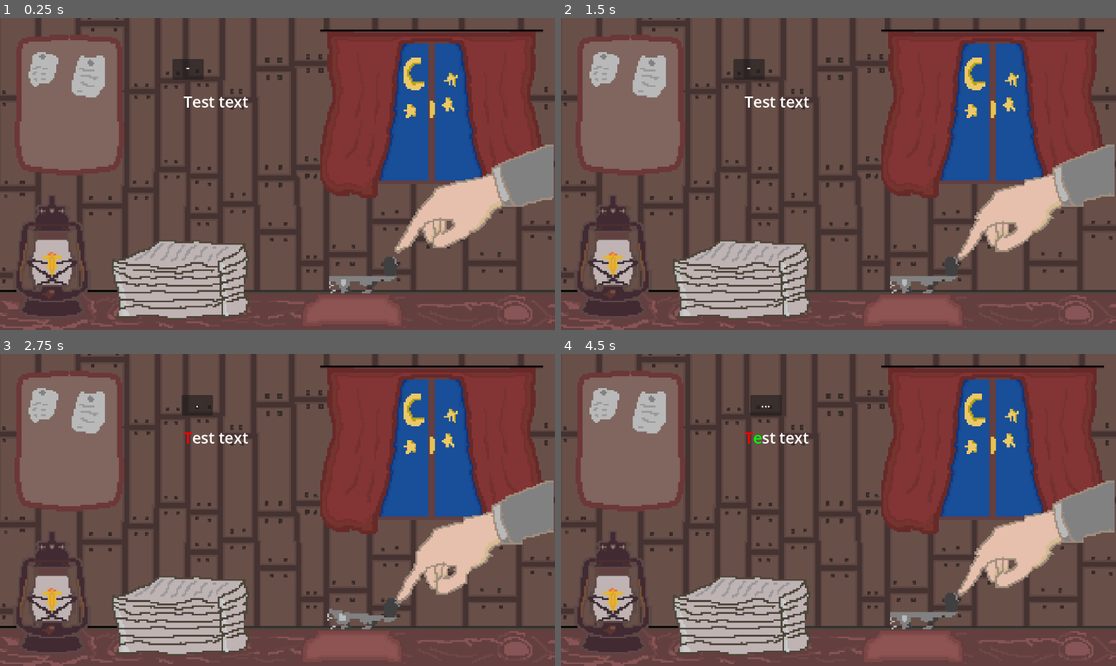
Above: before the commit, frames 1-4 (two rows, left to right).
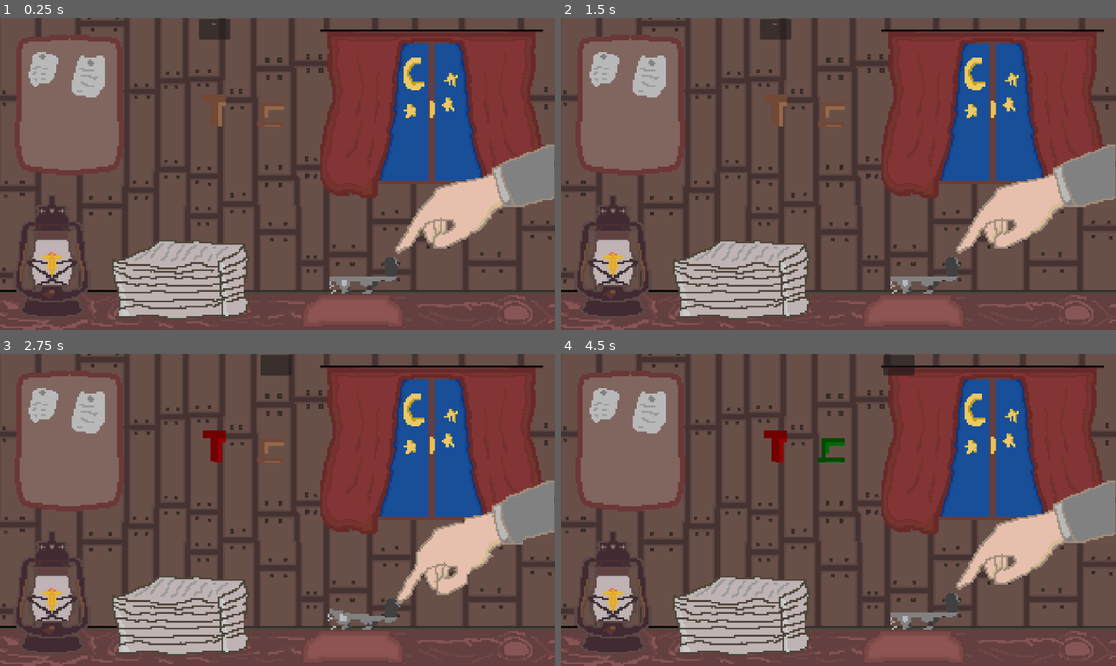
Above: after the commit, the same moments.

Repository: Nidjo123/LD53
Game: Godot game, scene res://Scenes/Telegraph.tscn
Same seed, same stepped clock (60 frames per second), same inputs: the game is played once before the commit and once after it.
Inputs:
- Up to frame 1 (0.25 s): no input
- Up to frame 2 (1.5 s): tap Enter at 0.5 s; hold Down (telegraph_press) 0.53-1.28 s; tap Space at 1.25 s; tap Down (telegraph_press) at 1.35 s
- Up to frame 3 (2.75 s): hold Down (telegraph_press) from 2.03 s (still down)
- Up to frame 4 (4.5 s): tap Enter at 2.75 s; release Down (telegraph_press) at 2.78 s; tap Down (telegraph_press) at 2.85, 4.35 s; hold Down (telegraph_press) 3.53-4.28 s; tap Space at 4.25 s

The runs differ from the first frame. In frame 1, 1.6% of the frame differs, in the area x 31-100%, y 0-89%; in frame 2, 2.3%; in frame 3, 1.8%; in frame 4, 2.5%, in the area x 33-100%, y 0-89%.

Commit message:
Add font

Diff:
--- a/Animations/TelegraphPressNewFrames.tres
+++ b/Animations/TelegraphPressNewFrames.tres
@@ -55,5 +55,5 @@
 }],
 "loop": false,
 "name": &"press",
-"speed": 40.0
+"speed": 60.0
 }]
--- a/Scenes/MorseText.tscn
+++ b/Scenes/MorseText.tscn
@@ -1,5 +1,6 @@
-[gd_scene load_steps=2 format=3 uid="uid://c0778ivao4xo2"]
+[gd_scene load_steps=3 format=3 uid="uid://c0778ivao4xo2"]
 
+[ext_resource type="Theme" uid="uid://bivyqx1y8v6km" path="res://Theme.tres" id="1_8gx2c"]
 [ext_resource type="Script" path="res://Scripts/MorseText.gd" id="1_eyuaq"]
 
 [node name="MorseText" type="Control"]
@@ -9,17 +10,19 @@
 anchor_bottom = 1.0
 grow_horizontal = 2
 grow_vertical = 2
+theme = ExtResource("1_8gx2c")
 script = ExtResource("1_eyuaq")
 
 [node name="Text" type="RichTextLabel" parent="."]
 layout_mode = 0
 offset_left = 381.0
 offset_top = 151.0
-offset_right = 525.0
-offset_bottom = 199.0
-theme_override_font_sizes/normal_font_size = 32
+offset_right = 542.0
+offset_bottom = 188.0
+scale = Vector2(2, 2)
 bbcode_enabled = true
-text = "Test text"
+text = "TEST TEXT
+"
 scroll_active = false
 shortcut_keys_enabled = false
 
--- a/Scenes/Telegraph.tscn
+++ b/Scenes/Telegraph.tscn
@@ -29,8 +29,8 @@
 [node name="MorseText" parent="Game" instance=ExtResource("2_pj4sx")]
 
 [node name="TelegraphAnimation" type="AnimatedSprite2D" parent="Game"]
-position = Vector2(574.889, 324)
-scale = Vector2(3.58889, 3.58889)
+position = Vector2(575.778, 324.5)
+scale = Vector2(3.59444, 3.59444)
 sprite_frames = ExtResource("4_5km8r")
 animation = &"idle"
 speed_scale = 3.0
--- a/Scripts/MorseText.gd
+++ b/Scripts/MorseText.gd
@@ -29,12 +29,13 @@
 	text_size.y = 0
 	var letter_size = get_string_size(text[letter_index])
 	var hint_offset = Vector2(-letter_size.x / 2, -letter_size.y)
-	return $Text.position + text_size + hint_offset
+	return $Text.position + (text_size + hint_offset) * $Text.scale
 
 
 func _set_hint_text():
 	var letter = original_text[letter_idx]
-	var hint_text = MorseUtils.get_code(letter)
+	var hint_text: String = MorseUtils.get_code(letter)
+	hint_text = hint_text.replace('.', '*')
 	$MorseHint/HintText.text = '[center]%s[/center]' % hint_text
 
 
@@ -88,6 +89,7 @@
 			letter_count += 1
 	var correct_count = correct_letters.count(true)
 	return float(correct_count) / letter_count
+	$Text.get_character_line()
 
 
 func _finished():
--- a/Theme.tres
+++ b/Theme.tres
@@ -1,4 +1,6 @@
-[gd_resource type="Theme" load_steps=4 format=3 uid="uid://bivyqx1y8v6km"]
+[gd_resource type="Theme" load_steps=5 format=3 uid="uid://bivyqx1y8v6km"]
+
+[ext_resource type="FontFile" uid="uid://h4a7htmach4y" path="res://font.webp" id="1_5apla"]
 
 [sub_resource type="StyleBoxFlat" id="StyleBoxFlat_1rnlw"]
 bg_color = Color(0.431373, 0.313726, 0.188235, 1)
@@ -49,6 +51,9 @@
 anti_aliasing = false
 
 [resource]
+default_font = ExtResource("1_5apla")
+default_font_size = 64
+Button/fonts/font = ExtResource("1_5apla")
 Button/styles/disabled = SubResource("StyleBoxFlat_1rnlw")
 Button/styles/hover = SubResource("StyleBoxFlat_l1wq8")
 Button/styles/normal = SubResource("StyleBoxFlat_wif5q")
Binary file added: font.webp
Not shown, added: font.webp.import
